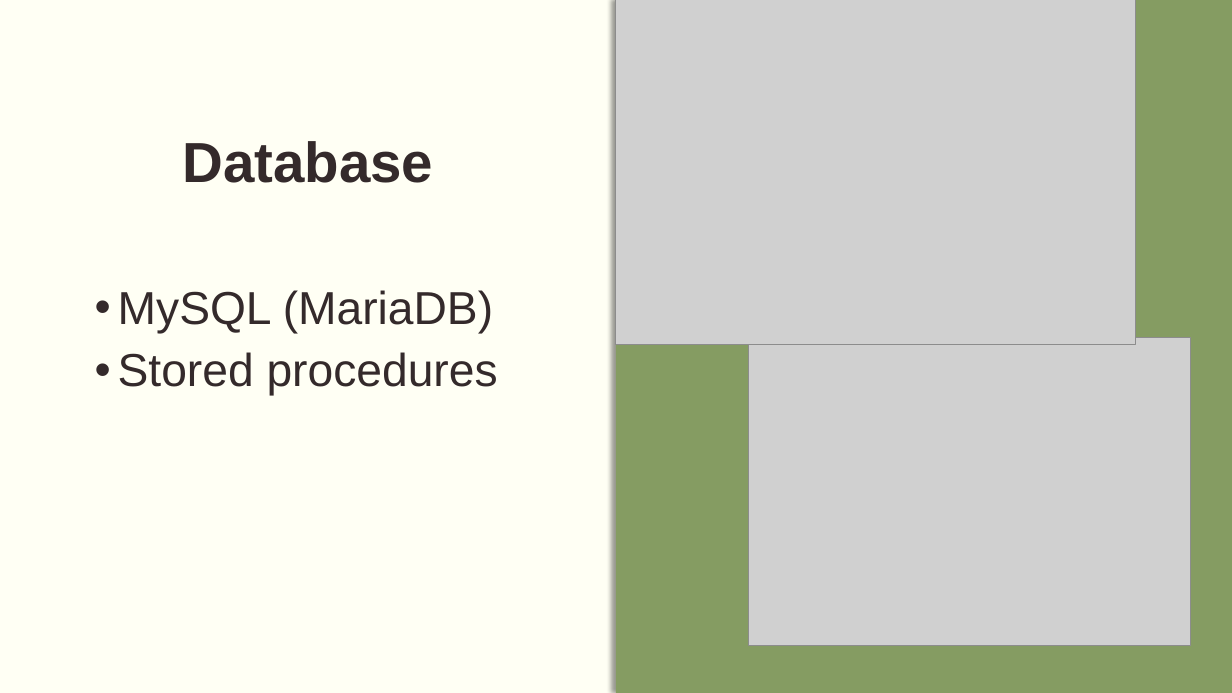
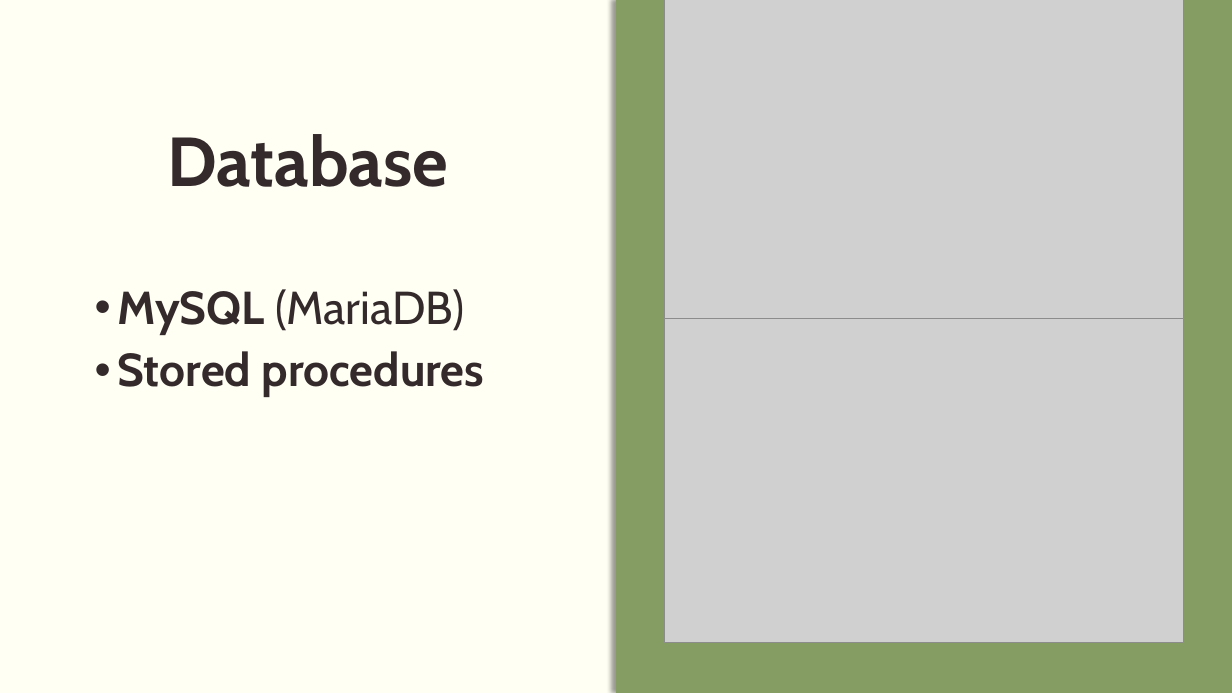
Before and after one commit to momikadragoner/Vizsgaremek, a slide deck: slide 7 of PPT/Agora(2).pptx. Drawn at 1232x693 pixels with LibreOffice and Linux fonts; fonts in the diff are those of the drawing; grey boxes stand for pictures. Boxes give left, top, right and bottom in pixels: in the first picture for what was removed or moved away, otherwise in the second. Text is boxed around its words. In the diff, an @@ line names an element or a change of style, - is before the commit and + after.

```diff
--- a/PPT/Agora(2).pptx
+++ b/PPT/Agora(2).pptx
@@ picture: place and size @@
-picture at <box>616,0,1136,344</box>
+picture at <box>665,0,1184,319</box>
@@ title "Database" at <box>168,134,449,187</box>: size 44 to 54 pt, font Arial to Cabin @@
@@ text "MySQL (MariaDB)" at <box>118,289,485,397</box>: font Arial to Cabin; bold on in "MySQL", "Stored procedures" @@
@@ picture: place and size @@
-picture at <box>749,337,1190,646</box>
+picture at <box>665,280,1184,643</box>
```
Also in this commit, not shown: 9 other slides changed, 42 other files.
